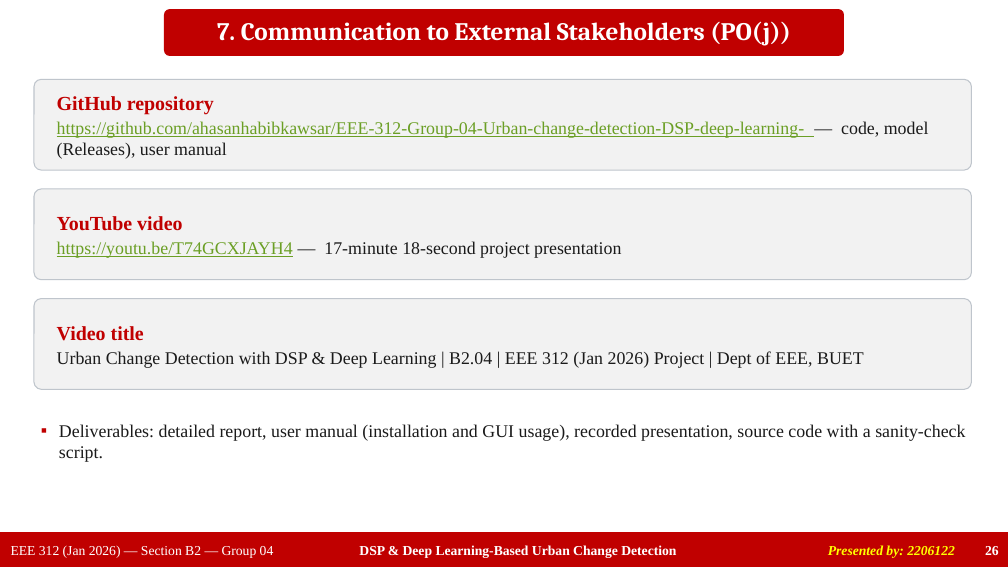
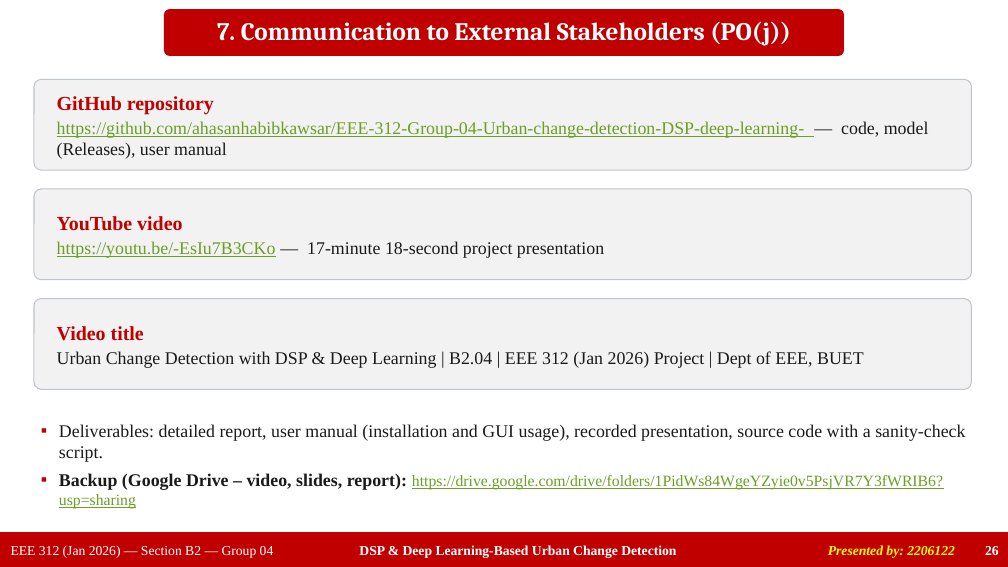
Before and after one commit to ahasanhabibkawsar/EEE-312-Group-04-Urban-change-detection-DSP-deep-learning-, a slide deck: slide 26 of presentation/Group04_EEE312_Final_Presentation.pptx. Drawn at 1008x567 pixels with LibreOffice and Linux fonts; fonts in the diff are those of the drawing. Boxes give left, top, right and bottom in pixels: in the first picture for what was removed or moved away, otherwise in the second. Text is boxed around its words. In the diff, an @@ line names an element or a change of style, - is before the commit and + after.

Commit message:
New YouTube link and Google Drive backup link

```diff
--- a/presentation/Group04_EEE312_Final_Presentation.pptx
+++ b/presentation/Group04_EEE312_Final_Presentation.pptx
@@ text at bbox=[57, 241, 604, 258]: text changed @@
-https://youtu.be/T74GCXJAYH4 — 17-minute 18-second project presentation
+https://youtu.be/-EsIu7B3CKo — 17-minute 18-second project presentation
@@ text at bbox=[59, 473, 943, 509]: paragraph added @@
+▪ Backup (Google Drive – video, slides, report): https://drive.google.com/drive/folders/1PidWs84WgeYZyie0v5PsjVR7Y3fWRIB6?usp=sharing
```
Also in this commit, not shown: 3 other files.
